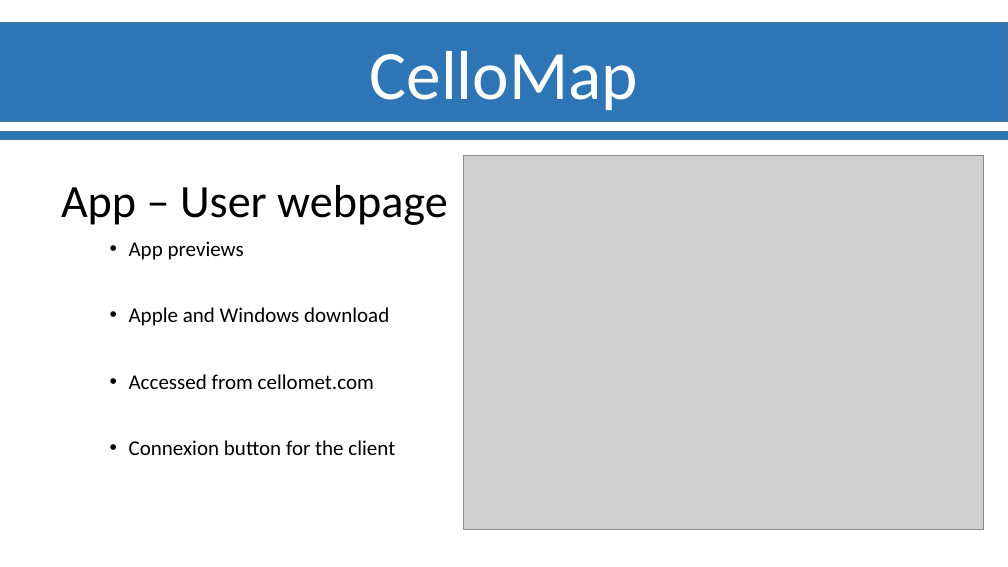
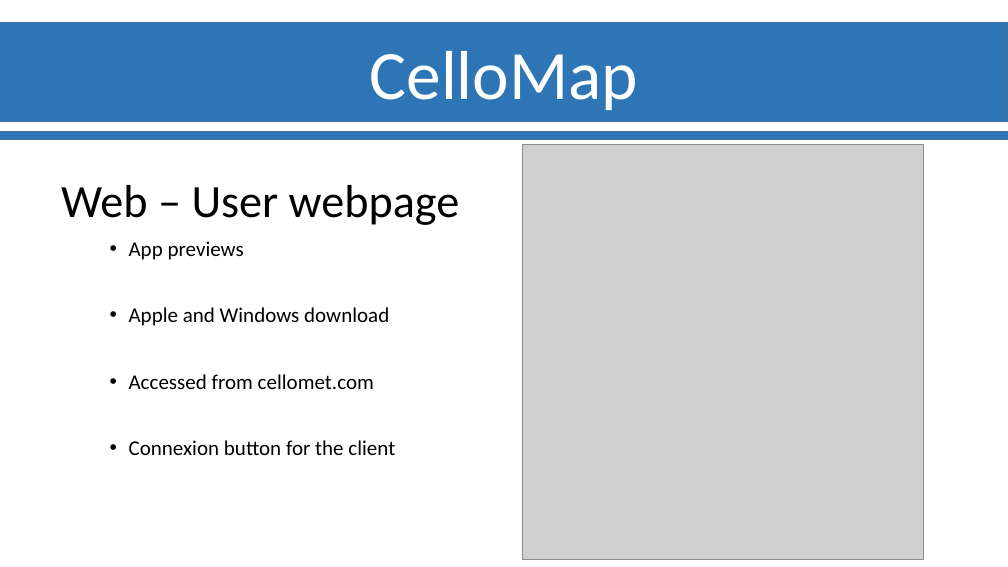
Before and after one commit to Ylefol/projet-INSERM_V5, a slide deck: slide 10 of Slides/Diapos_Suivit_projet.pptx. Drawn at 1008x567 pixels with LibreOffice and Linux fonts; fonts in the diff are those of the drawing; grey boxes stand for pictures; background and template pictures are left out. Boxes give left, top, right and bottom in pixels: in the first picture for what was removed or moved away, otherwise in the second. Text is boxed around its words. In the diff, an @@ line names an element or a change of style, - is before the commit and + after.

```diff
--- a/Slides/Diapos_Suivit_projet.pptx
+++ b/Slides/Diapos_Suivit_projet.pptx
@@ picture: place and size @@
-picture at bbox=[464, 155, 984, 530]
+picture at bbox=[523, 144, 923, 560]
@@ text at bbox=[61, 185, 460, 225]: text changed @@
-App – User webpage
+Web – User webpage
```
Also in this commit, not shown: 1 other slide changed, 2 slides added, 2 slides removed.
